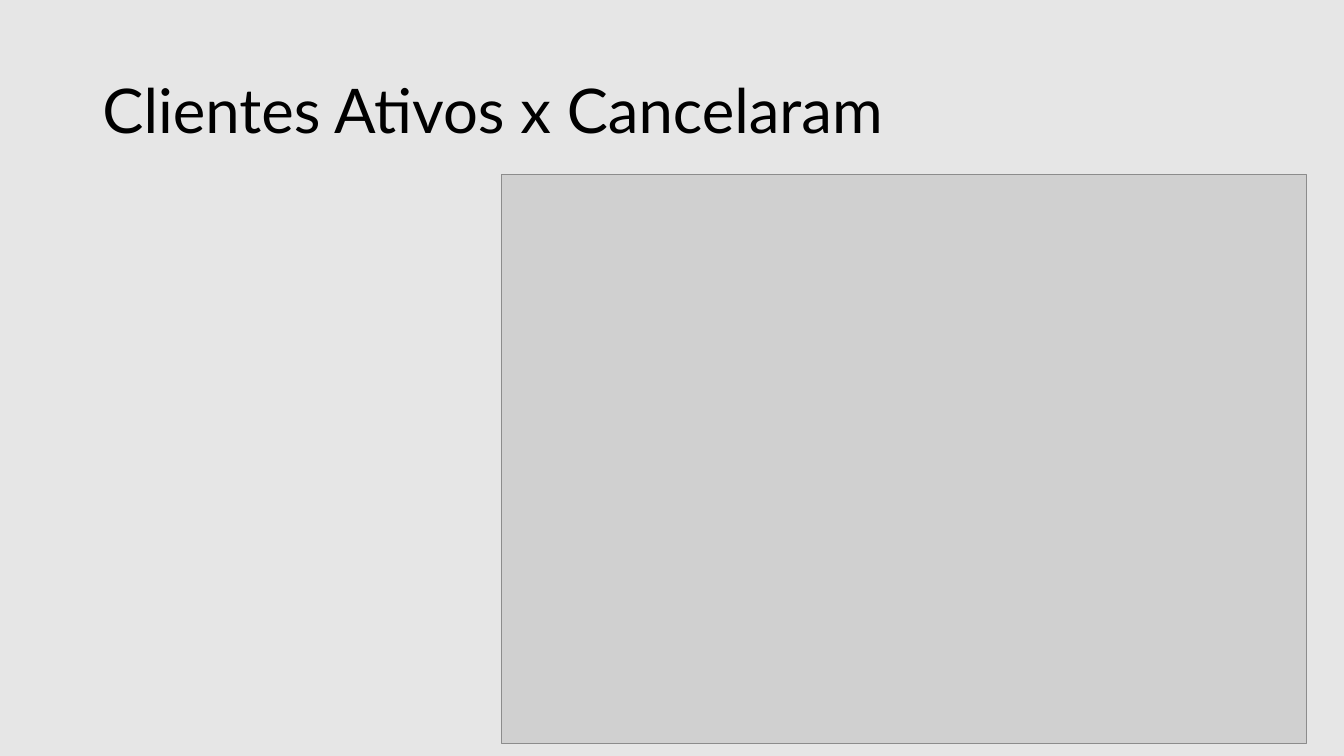
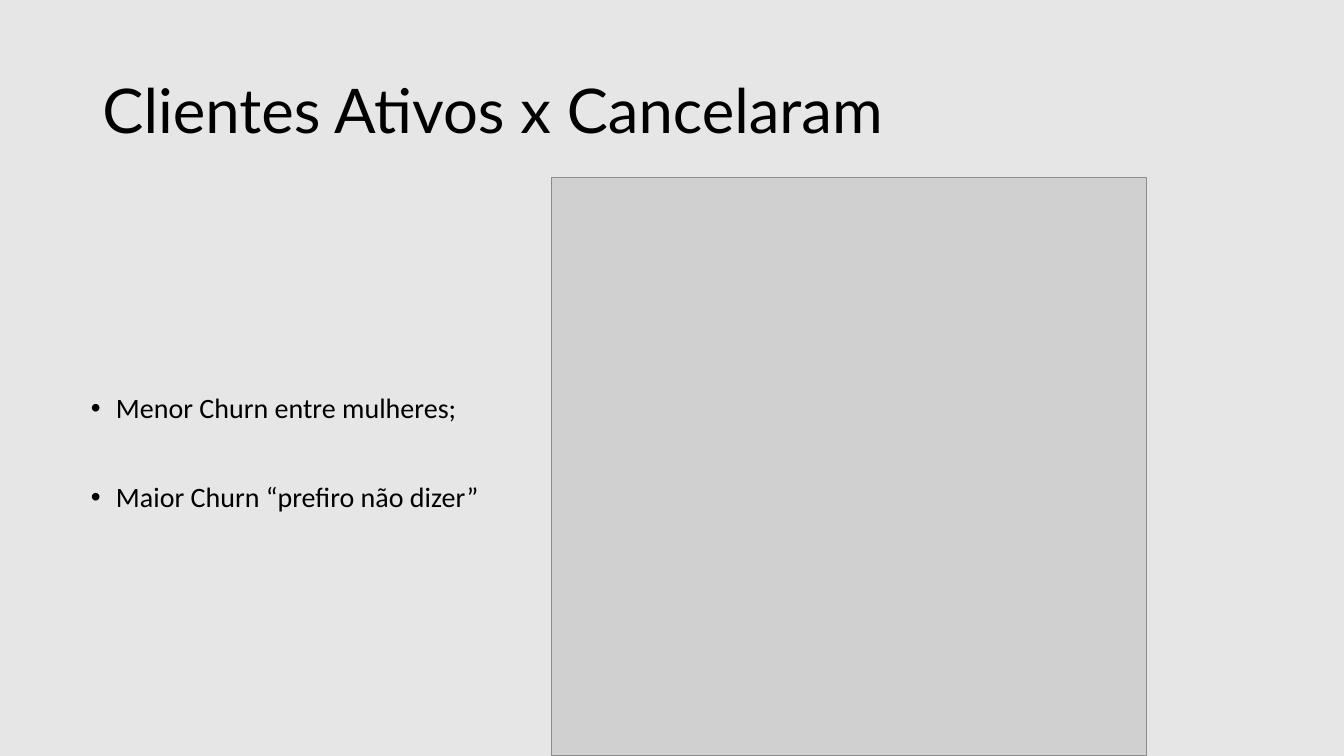
Before and after one commit to filipeaguiarrod/Fluke-Case, a slide deck: slide 8 of Churn_Case.pptx (slide 9 before the commit). Drawn at 1344x756 pixels with LibreOffice and Linux fonts; fonts in the diff are those of the drawing; grey boxes stand for pictures. Boxes give left, top, right and bottom in pixels: in the first picture for what was removed or moved away, otherwise in the second. Text is boxed around its words. In the diff, an @@ line names an element or a change of style, - is before the commit and + after.

```diff
--- a/Churn_Case.pptx
+++ b/Churn_Case.pptx
@@ picture resized from (x1=502, y1=174, x2=1307, y2=744) to (x1=552, y1=177, x2=1146, y2=756) @@
@@ text added at (x1=116, y1=398, x2=478, y2=512), 20 pt, text #000000 @@
+• Menor Churn entre mulheres;
+• Maior Churn “prefiro não dizer”
```
Also in this commit, not shown: 4 other slides changed, 2 slides added, 2 slides removed, 3 other files.
